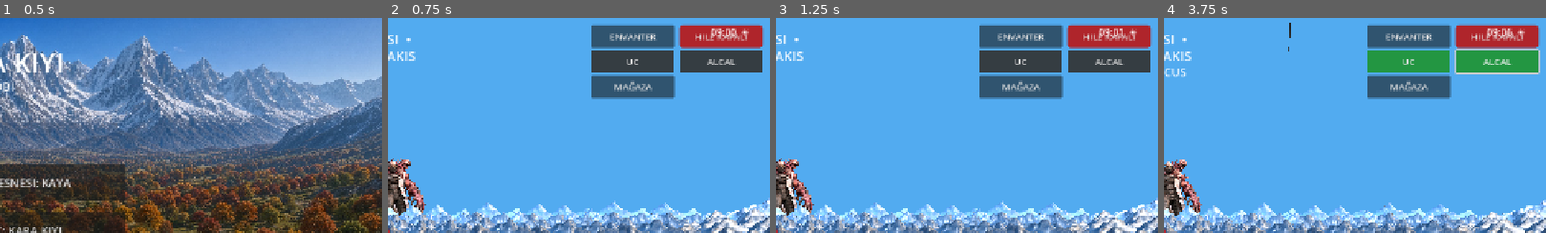
Above: before the commit, frames 1-4 (left to right).
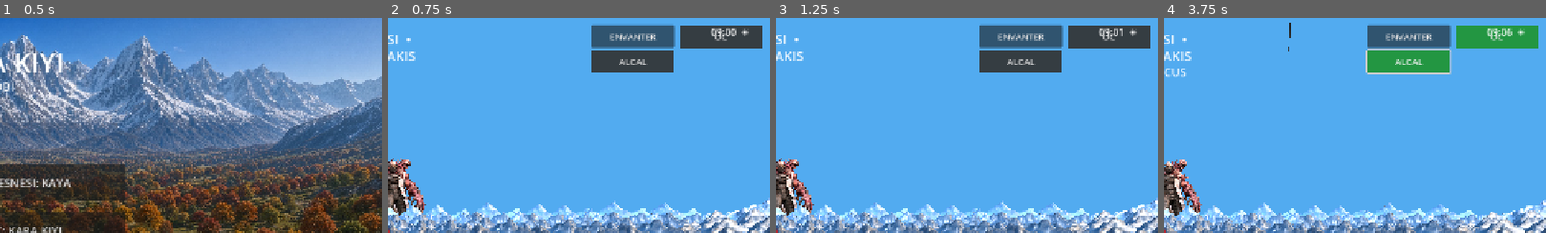
Above: after the commit, the same moments.

Repository: cantrsx-blip/GrayCardWars
Game: Godot game, scene res://scenes/Intro.tscn
Two runs of this game, one before a commit and one after it. Both use one fixed random seed, a clock stepped at 60 frames per second and the inputs below.
Inputs:
- Up to frame 1 (0.5 s): no input
- Up to frame 2 (0.75 s): click "GIRIS YAP" at 0.5 s
- Up to frame 3 (1.25 s): no input
- Up to frame 4 (3.75 s): click "ENVANTER" at 1.25 s; click "✕" at 2 s; click "UC" at 2.75 s; click "ALCAL" at 3.5 s
The pictures show only the part of the screen within x 50-100%, y 0-50%; the shares and areas given below are measured in that part.

Frame 1 is identical in both runs. In frame 2, 7.4% of the frame differs, in the area x 53-99%, y 2-38%; in frame 3, 7.4%; in frame 4, 8.4%, in the area x 52-99%, y 2-38%.

Commit message:
Move store and cheat controls out of gameplay

Diff:
--- a/scripts/main.gd
+++ b/scripts/main.gd
@@ -284,6 +284,9 @@
 	_build_world_environment()
 	_build_world_light()
 	_build_hud()
+	var lobby_cfg=ConfigFile.new()
+	if lobby_cfg.load("user://player.cfg")==OK:
+		cheat_mode=bool(lobby_cfg.get_value("game","cheat",false))
 	zone_label.text="DUNYA YUKLENIYOR..."
 	call_deferred("_build_world_staged")
 
@@ -979,7 +982,7 @@
 	joystick_knob=ColorRect.new(); joystick_knob.position=Vector2(64,64); joystick_knob.size=Vector2(72,72); joystick_knob.color=Color(.92,.92,.92,.55); joystick_base.add_child(joystick_knob)
 	for item in [["↑",Vector2(88,4)],["↓",Vector2(88,168)],["←",Vector2(8,86)],["→",Vector2(168,86)]]:
 		var jl=Label.new(); jl.text=item[0]; jl.position=item[1]; jl.size=Vector2(28,28); jl.add_theme_font_size_override("font_size",22); jl.mouse_filter=Control.MOUSE_FILTER_IGNORE; joystick_base.add_child(jl)
-	var actions=[["ENVANTER",_toggle_inventory],["HILE",_toggle_cheat_mode],["UC",_toggle_fly_mode],["ALCAL",_fly_down],["MAĞAZA",_open_store]]
+	var actions=[["ENVANTER",_toggle_inventory],["UC",_toggle_fly_mode],["ALCAL",_fly_down]]
 	for i in actions.size():
 		var b=Button.new(); b.text=actions[i][0]; b.set_anchors_preset(Control.PRESET_TOP_RIGHT)
 		if actions[i][0]=="HILE":
